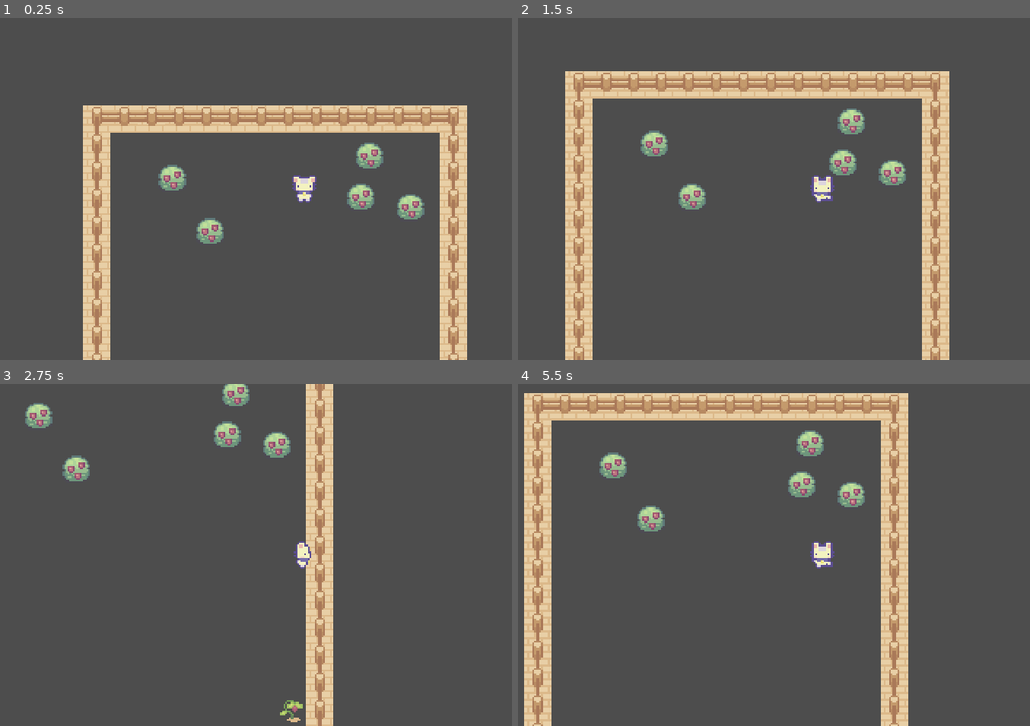
Above: before the commit, frames 1-4 (two rows, left to right).
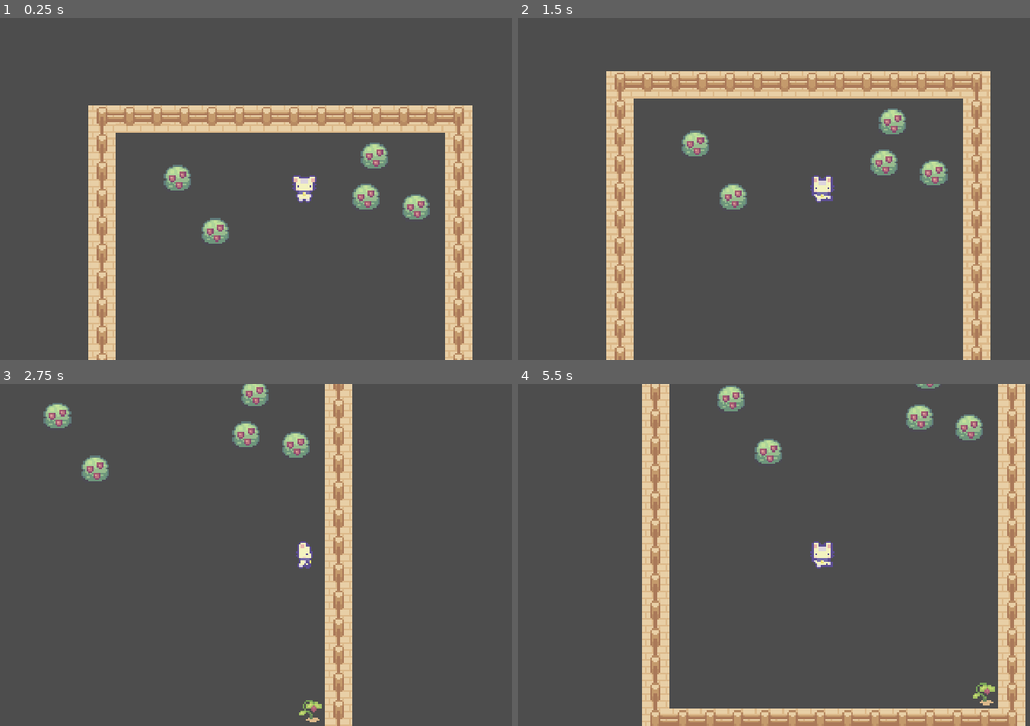
Above: after the commit, the same moments.

Repository: kawaiibats/tacobat
Game: Godot game, scene res://levels/dev_level_2.tscn
Same seed, same stepped clock (60 frames per second), same inputs: the game is played once before the commit and once after it. This scene is started directly instead of the project's main scene.
Inputs:
- Up to frame 1 (0.25 s): no input
- Up to frame 2 (1.5 s): hold D (right) 0.53-1.28 s; hold S (down) from 1.28 s (still down)
- Up to frame 3 (2.75 s): release S (down) at 2.03 s; hold D (right) from 2.03 s (still down)
- Up to frame 4 (5.5 s): release D (right) at 2.78 s; hold W (up) 2.78-3.53 s; hold A (left) 3.53-5.03 s; tap Enter at 5 s; hold S (down) from 5.03 s (still down)

The runs differ from the first frame. In frame 1, 9.6% of the frame differs, in the area x 16-93%, y 25-100%; in frame 2, 22%; in frame 3, 11%; in frame 4, 31%, in the area x 1-100%, y 0-100%.

Commit message:
wip

Diff:
--- /dev/null
+++ b/world/bush.gd
@@ -0,0 +1,8 @@
+extends StaticBody2D
+
+@onready var sprite = $Sprite2D
+
+
+
+func _on_reach_area_tree_entered():
+	pass # Replace with function body.
--- a/world/bush.tscn
+++ b/world/bush.tscn
@@ -1,17 +1,27 @@
-[gd_scene load_steps=3 format=3 uid="uid://cyin5wgk4kyy5"]
+[gd_scene load_steps=5 format=3 uid="uid://cyin5wgk4kyy5"]
 
+[ext_resource type="Script" path="res://world/bush.gd" id="1_6f4ol"]
 [ext_resource type="Texture2D" uid="uid://ct5ch5rxj2f2s" path="res://art/sprout/Objects/Basic Grass Biom things 1.png" id="1_jt3pk"]
 
 [sub_resource type="CircleShape2D" id="CircleShape2D_lapql"]
 radius = 6.0
 
+[sub_resource type="CircleShape2D" id="CircleShape2D_4sk1s"]
+radius = 30.0
+
 [node name="Bush" type="StaticBody2D"]
+script = ExtResource("1_6f4ol")
 
 [node name="Sprite2D" type="Sprite2D" parent="."]
 texture = ExtResource("1_jt3pk")
 region_enabled = true
 region_rect = Rect2(0, 48, 16, 16)
 
-[node name="CollisionShape2D" type="CollisionShape2D" parent="."]
+[node name="BushHitbox" type="CollisionShape2D" parent="."]
 position = Vector2(0, 2)
 shape = SubResource("CircleShape2D_lapql")
+
+[node name="ReachArea" type="CollisionShape2D" parent="."]
+shape = SubResource("CircleShape2D_4sk1s")
+
+[connection signal="tree_entered" from="ReachArea" to="." method="_on_reach_area_tree_entered"]
